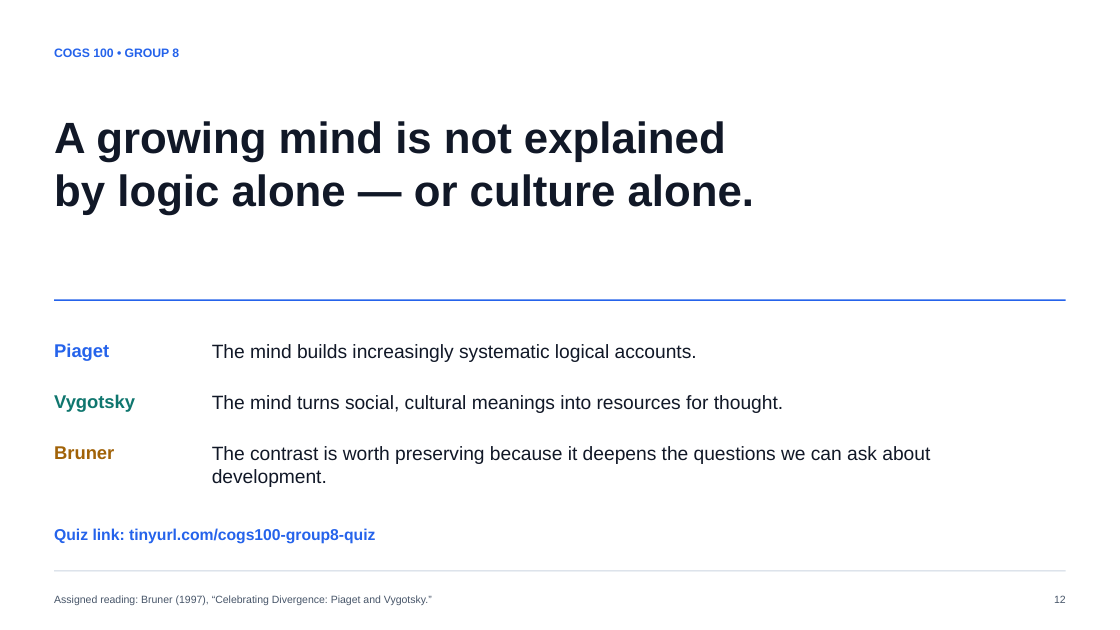
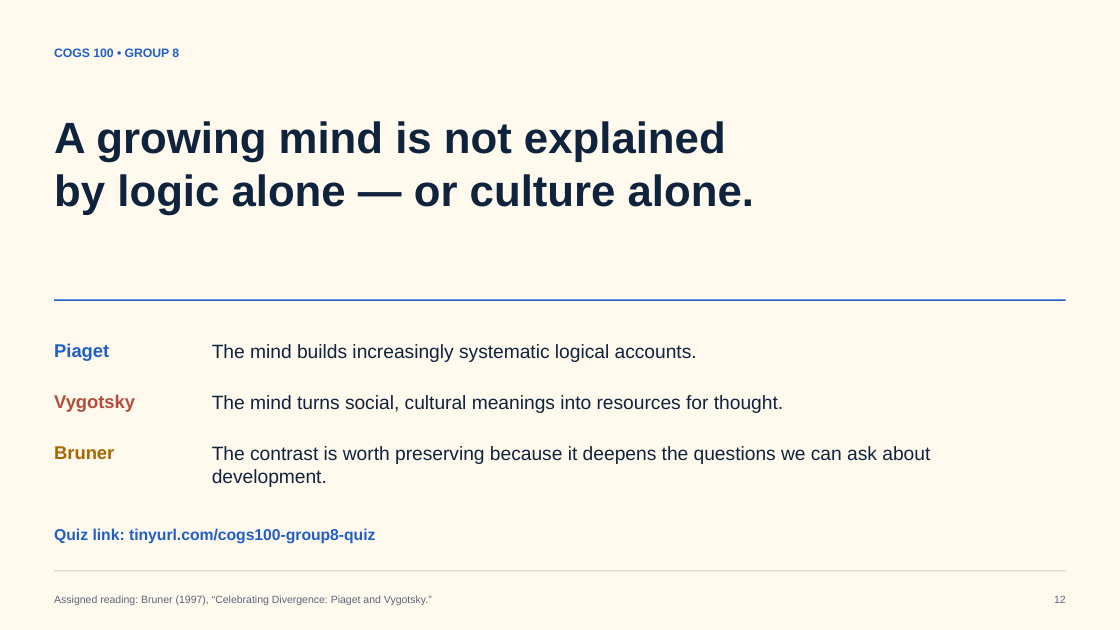
Before and after one commit to j-a-v-e-n/knowledge-vault, a slide deck: slide 12 of outputs/COGS100_Group8_Piaget_Vygotsky.pptx. Drawn at 1120x630 pixels with LibreOffice and Linux fonts; fonts in the diff are those of the drawing. Boxes give left, top, right and bottom in pixels: in the first picture for what was removed or moved away, otherwise in the second. Text is boxed around its words. In the diff, an @@ line names an element or a change of style, - is before the commit and + after.

```diff
--- a/outputs/COGS100_Group8_Piaget_Vygotsky.pptx
+++ b/outputs/COGS100_Group8_Piaget_Vygotsky.pptx
@@ background #FFFFFF to #FFF9EE @@
@@ rectangle at [55,299,1066,301]: fill #2563EB to #1F5FC9 @@
@@ text "Vygotsky" at [54,394,135,412]: text colour #0F766E to #B44D3A @@
@@ text "Bruner" at [54,446,114,459]: text colour #A16207 to #A86500 @@
@@ text colour #111827 to #10233D in 4 elements at [54,121,754,215], [212,344,697,362], [212,395,783,413], [212,446,930,487] @@
@@ text colour #2563EB to #1F5FC9 in 3 elements at [54,48,179,57], [54,343,109,361], [54,528,375,544] @@
@@ text "Assigned reading: Bruner (1997), “Celebrating ..." at [54,595,432,605]: text colour #475569 to #596678 @@
@@ rectangle at [55,571,1066,571]: fill #CBD5E1 to #D7CCBA @@
@@ text "12" at [1054,595,1066,603]: text colour #475569 to #596678 @@
```
Also in this commit, not shown: 11 other slides changed, 19 other files.
